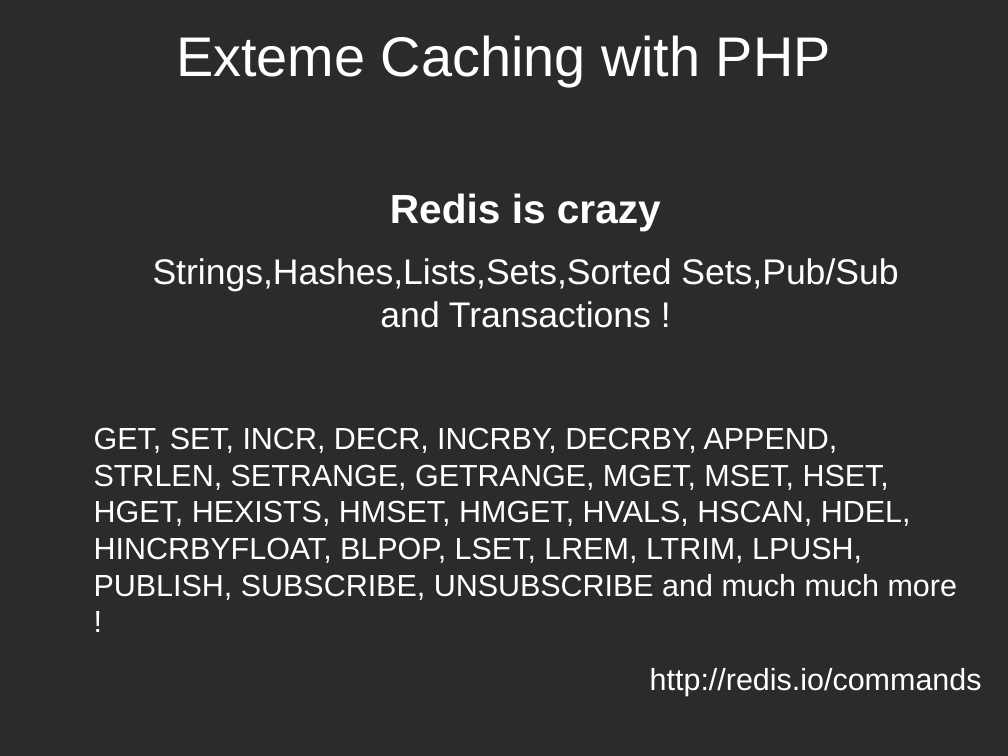
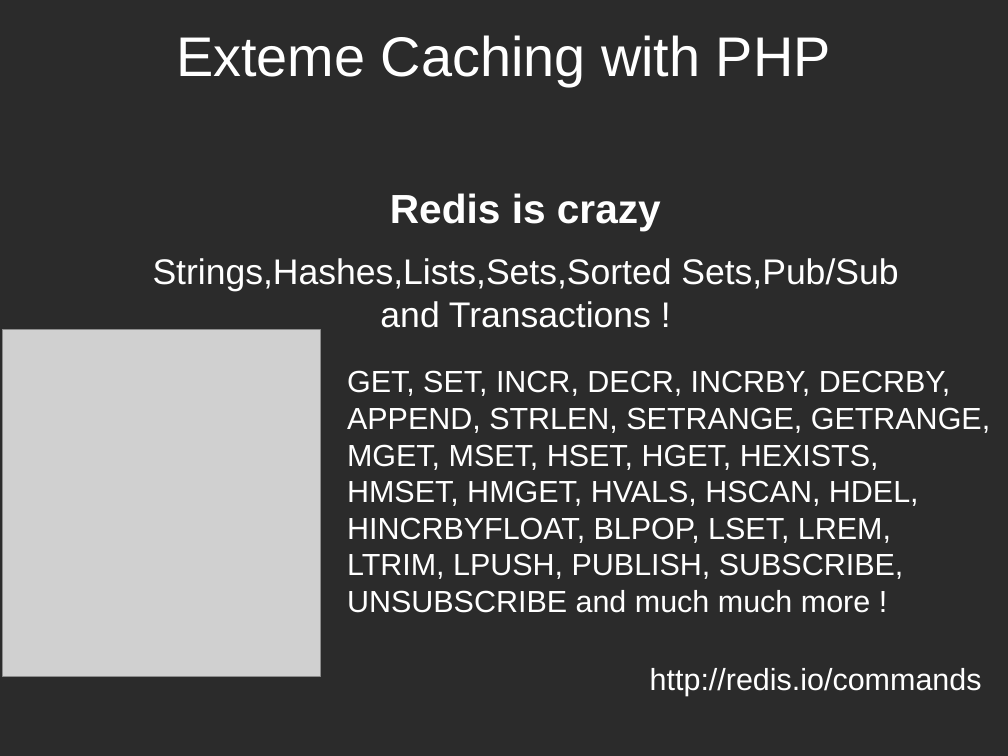
Before and after one commit to piotrmiazga/extreme_caching, a slide deck: slide 31 of presentation.odp (slide 29 before the commit). Drawn at 1008x756 pixels with LibreOffice and Linux fonts; fonts in the diff are those of the drawing; grey boxes stand for pictures; background and template pictures are left out; a plain dark background stands for a picture behind light text. Boxes give left, top, right and bottom in pixels: in the first picture for what was removed or moved away, otherwise in the second. Text is boxed around its words. In the diff, an @@ line names an element or a change of style, - is before the commit and + after.

```diff
--- a/presentation.odp
+++ b/presentation.odp
@@ picture added at <box>3,329,320,676</box> @@
@@ text added at <box>347,370,990,613</box>, 24 pt, text #FFFFFF @@
+GET, SET, INCR, DECR, INCRBY, DECRBY,
+APPEND, STRLEN, SETRANGE, GETRANGE,
+MGET, MSET, HSET, HGET, HEXISTS,
+HMSET, HMGET, HVALS, HSCAN, HDEL,
+HINCRBYFLOAT, BLPOP, LSET, LREM,
+LTRIM, LPUSH, PUBLISH, SUBSCRIBE,
+UNSUBSCRIBE and much much more !
@@ text at <box>94,427,957,600</box>: paragraph removed @@
-GET, SET, INCR, DECR, INCRBY, DECRBY, APPEND, STRLEN, SETRANGE, GETRANGE, MGET, MSET, HSET, HGET, HEXISTS, HMSET, HMGET, HVALS, HSCAN, HDEL, HINCRBYFLOAT, BLPOP, LSET, LREM, LTRIM, LPUSH, PUBLISH, SUBSCRIBE, UNSUBSCRIBE and much much more !
```
Also in this commit, not shown: 28 other slides changed, 12 slides added, 5 other files.
